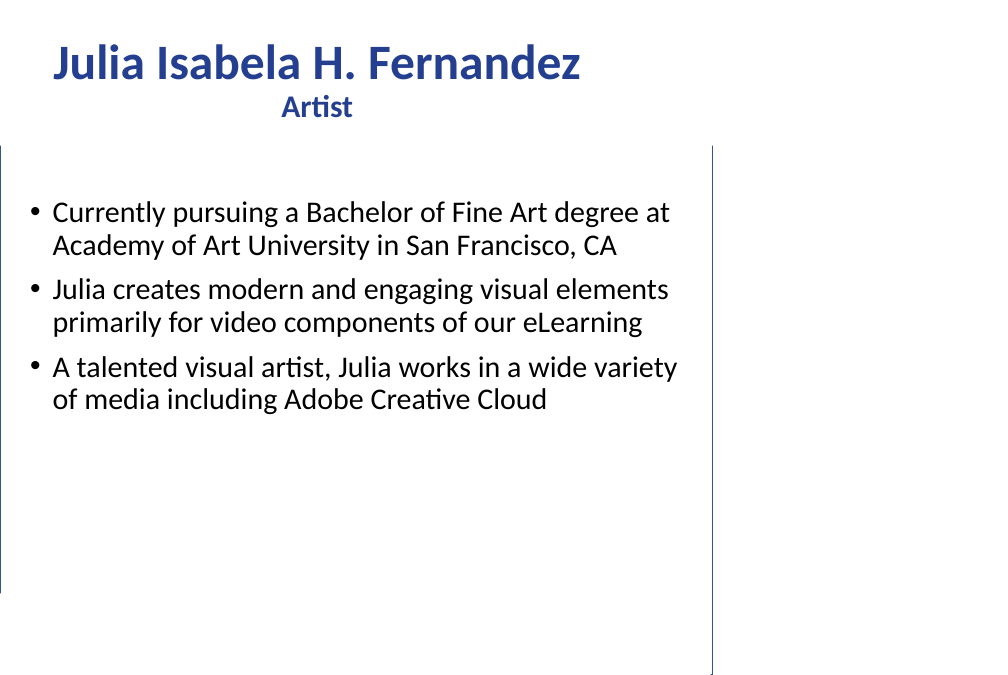
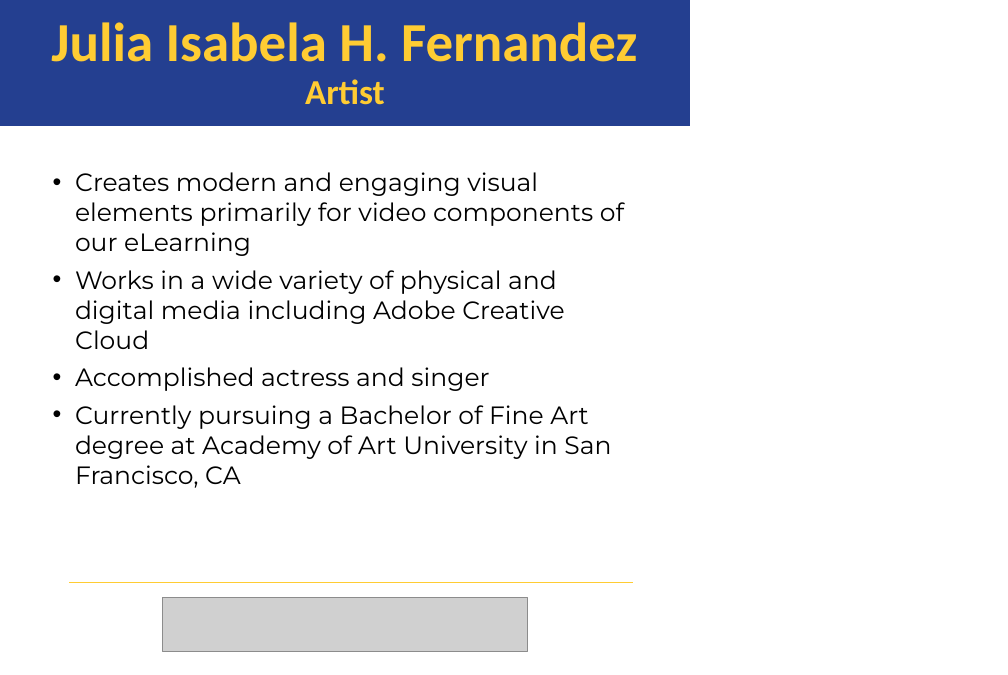
Before and after one commit to JamesPWagner/firefall, a slide deck: slide 4 of img/bio/bios.pptx. Drawn at 1008x675 pixels with LibreOffice and Linux fonts; fonts in the diff are those of the drawing; grey boxes stand for pictures; background and template pictures are left out. Boxes give left, top, right and bottom in pixels: in the first picture for what was removed or moved away, otherwise in the second. Text is boxed around its words. In the diff, an @@ line names an element or a change of style, - is before the commit and + after.

```diff
--- a/img/bio/bios.pptx
+++ b/img/bio/bios.pptx
@@ title "Julia Isabela H. Fernandez Artist": place and size @@
-title "Julia Isabela H. Fernandez Artist" at <box>53,44,581,118</box>
+title "Julia Isabela H. Fernandez Artist" at <box>0,0,690,126</box>
@@ title "Julia Isabela H. Fernandez Artist" at <box>0,0,690,126</box>: size 39.6 to 44 pt in "Julia Isabela H. Fernandez"; size 25.2 to 28 pt in "Artist"; text colour #243F90 to #FFCC33; fill none to #243F90 @@
@@ rectangle removed at <box>0,0,713,675</box> @@
@@ rectangle removed at <box>0,0,713,146</box> @@
@@ text "Creates modern and engaging visual ...": place and size @@
-text "Creates modern and engaging visual ..." at <box>53,201,677,414</box>
+text "Creates modern and engaging visual ..." at <box>75,172,624,488</box>
@@ text at <box>75,172,624,391</box>: paragraphs added @@
+• Creates modern and engaging visual elements primarily for video components of our eLearning
+• Works in a wide variety of physical and digital media including Adobe Creative Cloud
+• Accomplished actress and singer
@@ text at <box>53,278,677,414</box>: paragraphs removed @@
-• Julia creates modern and engaging visual elements primarily for video components of our eLearning
-• A talented visual artist, Julia works in a wide variety of media including Adobe Creative Cloud
@@ text at <box>75,405,611,488</box>: size 24 to 20 pt, font Calibri to Montserrat in "Currently pursuing a Bachelor of Fine Art ..."; line spacing 0.9 to 1; less space between paragraphs @@
@@ rectangle removed at <box>0,593,711,675</box> @@
@@ line added from (69, 582) to (633, 582), #FFCC33 1 pt @@
@@ picture added at <box>163,598,527,652</box> @@
```
Also in this commit, not shown: 2 other slides changed, 1 slide added, 1 slide removed, 14 other files.
